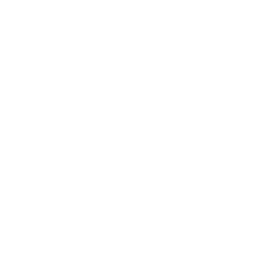
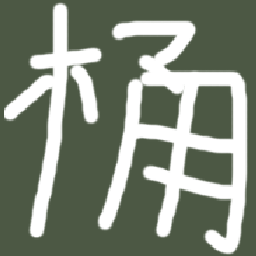
Layer changes from the first 256x256 image to the second:
showed "图层 9" over [0, 0, 256, 256]
